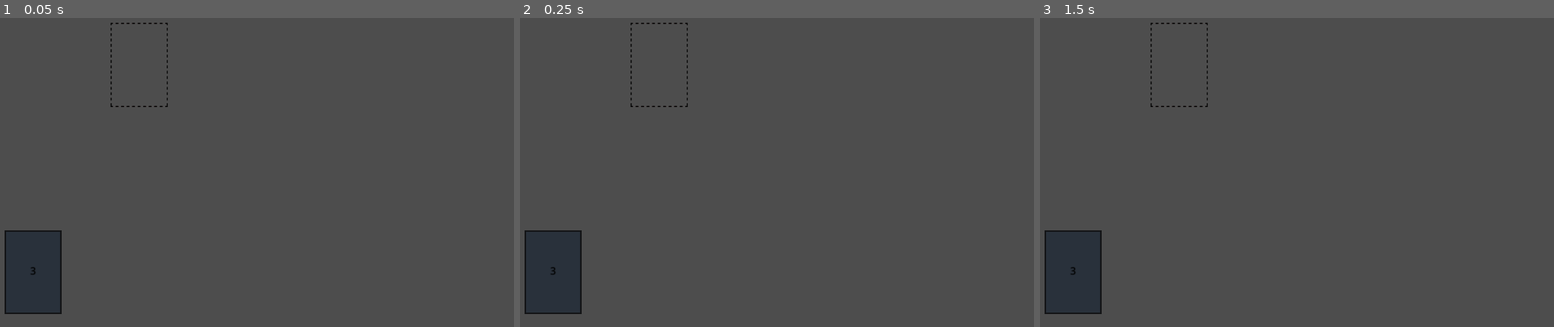
Above: before the commit, frames 1-3 (left to right).
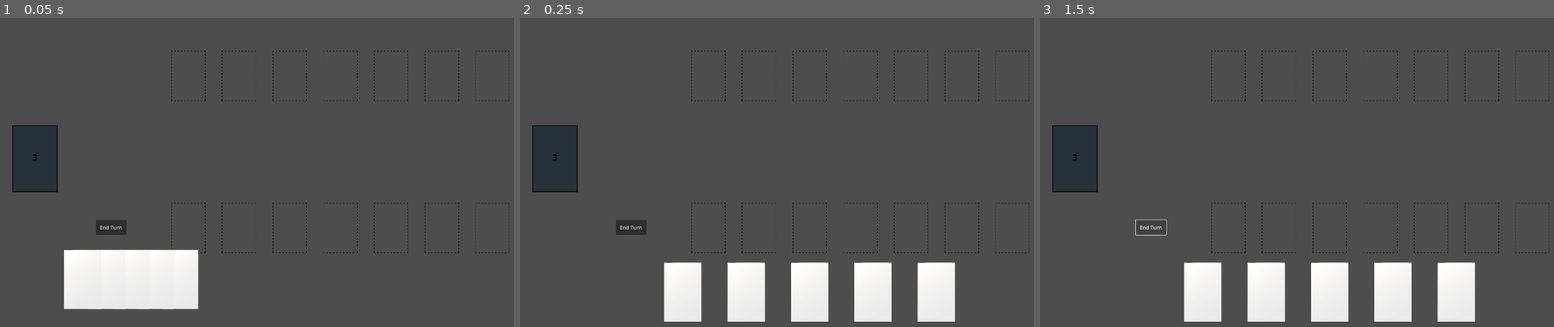
Above: after the commit, the same moments.

Repository: ABlueEgg/2276-Monopoly
Game: Godot game, scene res://scenes/main.tscn
Two runs of this game, one before a commit and one after it. Both use one fixed random seed, a clock stepped at 60 frames per second and the inputs below. The engine's default icon, where the game draws it, is replaced by a stand-in: a white triangle on a blue panel in a dark square.
Inputs (mouse positions are in pixels of both pictures, inside the frame that each line leads up to):
- Up to frame 1 (0.05 s): no input
- Up to frame 2 (0.25 s): no input
- Up to frame 3 (1.5 s): click (1153, 228) at 0.5 s, where only the run after the commit has a clickable "End Turn"; click (1153, 228) at 1.25 s, where only the run after the commit has a clickable "End Turn"

The runs differ from the first frame. In frame 1, 11% of the frame differs, in the area x 0-100%, y 1-96%; in frame 2, 13%, in the area x 0-100%, y 1-99%; in frame 3, 13%.

Commit message:
added opponent, fixed bugs

Diff:
--- /dev/null
+++ b/monopoly/Scripts/Deck.gd
@@ -0,0 +1,70 @@
+extends Node2D
+
+const CARD_SCENE_PATH = "res://scenes/card.tscn"
+const CARD_DRAW_SPEED = 0.2
+const STARTING_HAND_SIZE = 5
+const MAX_CARDS_PER_TURN = 2
+
+var player_deck = ["Knight", "Knight", "Knight", "Knight", "Knight", "Knight", "Knight", "Knight"]
+var cards_drawn_this_turn := 0
+
+# Called when the node enters the scene tree for the first time.
+func _ready() -> void:
+	# Update the deck counter
+	update_deck_label()
+	# Draw the starting hand
+	for i in range(STARTING_HAND_SIZE):
+		draw_card(true)
+
+func update_deck_label() -> void:
+	$RichTextLabel.text = str(player_deck.size())
+
+func draw_card(force_draw := false) -> void:
+	# Prevent drawing if already drew 2 cards this turn, unless forced (for starting hand)
+	if not force_draw and cards_drawn_this_turn >= MAX_CARDS_PER_TURN:
+		show_max_card_popup()
+		return
+	# If deck is empty, stop drawing
+	if player_deck.is_empty():
+		return
+	# Draw the top card
+	var card_drawn = player_deck[0]
+	player_deck.erase(card_drawn)
+	if not force_draw:
+		cards_drawn_this_turn += 1
+	# Update UI
+	update_deck_label()
+	# Disable deck visuals if empty
+	if player_deck.is_empty():
+		$Area2D/CollisionShape2D.disabled = true
+		$Sprite2D.visible = false
+		$RichTextLabel.visible = false
+	# Instantiate the card scene
+	var card_scene = preload(CARD_SCENE_PATH)
+	var new_card = card_scene.instantiate()
+	new_card.name = "Card"
+	# Add to the player's hand
+	$"../CardManager".add_child(new_card)
+	$"../PlayerHand".add_card_to_hand(new_card, CARD_DRAW_SPEED)
+
+func start_new_turn() -> void:
+	# Reset draw counter each turn
+	cards_drawn_this_turn = 0
+
+func show_max_card_popup() -> void:
+	var popup = Label.new()
+	popup.text = "You’ve selected the maximum number of cards for this turn!"
+	popup.add_theme_color_override("font_color", Color.WHITE)
+	popup.add_theme_font_size_override("font_size", 22)
+	popup.modulate = Color(1, 1, 1, 0)
+	popup.position = Vector2(800, 540)
+	popup.z_index = 999
+
+	get_tree().current_scene.add_child(popup)
+
+	var tween = get_tree().create_tween()
+	tween.tween_property(popup, "modulate:a", 1.0, 0.3)  # fade in
+	tween.tween_interval(1.5)
+	tween.tween_property(popup, "modulate:a", 0.0, 0.5)  # fade out
+	await tween.finished
+	popup.queue_free()
--- a/monopoly/Scripts/card.gd
+++ b/monopoly/Scripts/card.gd
@@ -4,6 +4,7 @@
 signal hovered_off
 
 var position_in_hand
+var card_slot_card_in_slot
 
 # Called when the node enters the scene tree for the first time.
 func _ready() -> void:
--- a/monopoly/Scripts/card_manager.gd
+++ b/monopoly/Scripts/card_manager.gd
@@ -4,11 +4,15 @@
 const COLLISION_MASK_CARD = 1
 const COLLISION_MASK_CARD_SLOT = 2
 const DEFAULT_CARD_MOVE_SPEED = 0.1
+const DEFAULT_CARD_SCALE = 0.8
+const CARD_BIGGER_SCALE = 0.85
+const CARD_SMALLER_SCALE = 0.6
 
 var screen_size
 var card_being_dragged
 var is_hovering_on_card
 var player_hand_reference
+var played_card
 
 # Called when the node enters the scene tree for the first time.
 #this function makes sure the cards cant go off screen
@@ -24,17 +28,19 @@
 		card_being_dragged.position = Vector2(clamp(mouse_pos.x, 0, screen_size.x),
 		clamp(mouse_pos.y, 0, screen_size.y))
 
-
-
 func start_drag(card):
 	card_being_dragged = card
-	card.scale = Vector2(1,1)
+	card.scale = Vector2(DEFAULT_CARD_SCALE,DEFAULT_CARD_SCALE)
 
 func finish_drag():
 	if card_being_dragged == null:
 		return
 	var card_slot_found = raycast_check_for_card_slot()
 	if card_slot_found and not card_slot_found.card_in_slot:
+		#card dropped in card slot
+		card_being_dragged.scale = Vector2(CARD_SMALLER_SCALE, CARD_SMALLER_SCALE)
+		card_being_dragged.z_index = -1
+		card_being_dragged.card_slot_card_in_slot = card_slot_found
 		player_hand_reference.remove_card_from_hand(card_being_dragged)
 		# Drop on valid empty slot
 		card_being_dragged.position = card_slot_found.position
@@ -44,13 +50,15 @@
 		# Return card to player's hand
 		card_being_dragged.get_node("Area2D/CollisionShape2D").disabled = false
 		player_hand_reference.add_card_to_hand(card_being_dragged, DEFAULT_CARD_MOVE_SPEED)
-	card_being_dragged.scale = Vector2(1.05, 1.05)
+	card_being_dragged.scale = Vector2(CARD_BIGGER_SCALE, CARD_BIGGER_SCALE)
 	card_being_dragged = null
 
 
 func connect_card_signals(card):
 	card.connect("hovered", on_hovered_over_card)
 	card.connect("hovered_off", on_hovered_off_card)
+	card.scale = Vector2(DEFAULT_CARD_SCALE, DEFAULT_CARD_SCALE)
+	card.z_index = 1
 
 func on_left_click_released():
 	if card_being_dragged:
@@ -62,7 +70,9 @@
 		highlight_card(card, true)
 
 func on_hovered_off_card(card):
-	if !card_being_dragged:
+	#check if card is in a slot and not being dragged
+	if !card.card_slot_card_in_slot && !card_being_dragged:
+		#if not dragging
 		highlight_card(card, false)
 		#check if hovered off card straight on to another card
 		var new_card_hovered = raycast_check_for_card()
@@ -72,11 +82,13 @@
 			is_hovering_on_card = false
 
 func highlight_card(card, hovered):
+	if card.card_slot_card_in_slot:
+		return
 	if hovered:
-		card.scale = Vector2(1.05,1.05)
+		card.scale = Vector2(CARD_BIGGER_SCALE,CARD_BIGGER_SCALE)
 		card.z_index = 2
 	else:
-		card.scale = Vector2(1,1)
+		card.scale = Vector2(DEFAULT_CARD_SCALE,DEFAULT_CARD_SCALE)
 		card.z_index = 1
 
 func raycast_check_for_card_slot():
--- a/monopoly/Scripts/player_hand.gd
+++ b/monopoly/Scripts/player_hand.gd
@@ -2,8 +2,8 @@
 
 
 const CARD_WIDTH = 200
-const HAND_Y_POSITION = 890
-const DEFAULT_CARD_MOVE_SPEED = 1
+const HAND_Y_POSITION = 955
+const DEFAULT_CARD_MOVE_SPEED = 0.5
 
 var player_hand = []
 var center_screen_x
@@ -34,9 +34,28 @@
 	return x_offset
 
 # Called every frame. 'delta' is the elapsed time since the previous frame.
-func animate_card_to_position(card, new_position, speed):
+func animate_card_to_position(card, target_position, speed, is_recentering := false):
+	# If there's an existing tween on this card, kill it so it doesn't block interaction
+	if card.has_meta("tween") and card.get_meta("tween") != null:
+		var old_tween = card.get_meta("tween")
+		if old_tween is Tween:
+			old_tween.kill()
+		card.set_meta("tween", null)
+	# ensure collision is enabled while moving (so it can be picked up)
+	var collision = card.get_node_or_null("Area2D/CollisionShape2D")
+	if collision:
+		collision.disabled = false
 	var tween = get_tree().create_tween()
-	tween.tween_property(card, "position", new_position, speed)
+	card.set_meta("tween", tween)
+	var duration = is_recentering if is_recentering else speed
+	tween.tween_property(card, "position", target_position, duration).set_trans(Tween.TRANS_SINE).set_ease(Tween.EASE_OUT)
+	# when finished, clean up and ensure interaction is available
+	await tween.finished
+	# clear stored tween reference
+	card.set_meta("tween", null)
+	# ensure collision is enabled at end (so the player can hover/select immediately)
+	if collision:
+		collision.disabled = false
 
 func remove_card_from_hand(card):
 	if card in player_hand:
--- a/monopoly/scenes/Deck.gd
+++ /dev/null
@@ -1,27 +0,0 @@
-extends Node2D
-
-const CARD_SCENE_PATH = "res://scenes/card.tscn"
-const CARD_DRAW_SPEED = 0.2
-
-var player_deck = ["Knight", "Knight", "Knight"]
-# Called when the node enters the scene tree for the first time.
-func _ready() -> void:
-	$RichTextLabel.text = str(player_deck.size())
-
-
-func draw_card():
-	var card_drawn = player_deck[0]
-	player_deck.erase(card_drawn)
-
-	#If player drew the last card in the deck, disable the deck
-	if player_deck.size() == 0:
-		$Area2D/CollisionShape2D.disabled = true
-		$Sprite2D.visible = false
-		$RichTextLabel.visible = false
-	#since richtextlabel is a string
-	$RichTextLabel.text = str(player_deck.size())
-	var card_scene = preload(CARD_SCENE_PATH)
-	var new_card = card_scene.instantiate()
-	$"../CardManager".add_child(new_card)
-	new_card.name = "Card"
-	$"../PlayerHand".add_card_to_hand(new_card, CARD_DRAW_SPEED)
--- /dev/null
+++ b/monopoly/scenes/Opponent_card_slot.tscn
@@ -0,0 +1,11 @@
+[gd_scene load_steps=3 format=3 uid="uid://d1638o1n0gh6o"]
+
+[ext_resource type="Script" path="res://Scripts/card_slot.gd" id="1_thcg0"]
+[ext_resource type="Texture2D" uid="uid://n3oyflyfeu6b" path="res://Assets/CardSlot.png" id="2_401ai"]
+
+[node name="CardSlot" type="Node2D"]
+position = Vector2(614, 315)
+script = ExtResource("1_thcg0")
+
+[node name="CardSlotImage" type="Sprite2D" parent="."]
+texture = ExtResource("2_401ai")
--- a/monopoly/scenes/card.tscn
+++ b/monopoly/scenes/card.tscn
@@ -1,22 +1,24 @@
 [gd_scene load_steps=4 format=3 uid="uid://dmeauhj457euf"]
 
-[ext_resource type="Texture2D" uid="uid://bksb58n8c2kat" path="res://Assets/icon.svg" id="1_454pi"]
 [ext_resource type="Script" path="res://Scripts/card.gd" id="1_a54i0"]
+[ext_resource type="Texture2D" uid="uid://ijaddiujkf8j" path="res://Assets/pngtree-white-rectangle-png-png-image_11495113.png" id="2_7ljqy"]
 
 [sub_resource type="RectangleShape2D" id="RectangleShape2D_mlrie"]
-size = Vector2(113, 117)
+size = Vector2(136, 221)
 
 [node name="Card" type="Node2D"]
 position = Vector2(150, 890)
 script = ExtResource("1_a54i0")
 
 [node name="Card_Image" type="Sprite2D" parent="."]
-texture = ExtResource("1_454pi")
+position = Vector2(1, -0.999979)
+scale = Vector2(0.761111, 0.772222)
+texture = ExtResource("2_7ljqy")
 
 [node name="Area2D" type="Area2D" parent="."]
 
 [node name="CollisionShape2D" type="CollisionShape2D" parent="Area2D"]
-position = Vector2(-0.5, -0.5)
+position = Vector2(1, -0.5)
 shape = SubResource("RectangleShape2D_mlrie")
 
 [connection signal="mouse_entered" from="Area2D" to="." method="_on_area_2d_mouse_entered"]
--- a/monopoly/scenes/main.tscn
+++ b/monopoly/scenes/main.tscn
@@ -1,31 +1,92 @@
-[gd_scene load_steps=8 format=3 uid="uid://7l173tk5bbnr"]
+[gd_scene load_steps=9 format=3 uid="uid://7l173tk5bbnr"]
 
 [ext_resource type="Script" path="res://Scripts/card_manager.gd" id="1_crxfy"]
+[ext_resource type="PackedScene" uid="uid://d1638o1n0gh6o" path="res://scenes/Opponent_card_slot.tscn" id="2_jt7y4"]
 [ext_resource type="PackedScene" uid="uid://dl2qflp80gu66" path="res://scenes/card_slot.tscn" id="3_06dlb"]
 [ext_resource type="Script" path="res://Scripts/player_hand.gd" id="3_flrcc"]
-[ext_resource type="Script" path="res://scenes/Deck.gd" id="4_fhdyw"]
+[ext_resource type="Script" path="res://Scripts/Deck.gd" id="4_fhdyw"]
 [ext_resource type="Texture2D" uid="uid://0xg2o01x80tr" path="res://Assets/Deck.png" id="5_fhevv"]
-[ext_resource type="Script" path="res://scenes/InputManager.gd" id="6_8wrfk"]
+[ext_resource type="Script" path="res://Scripts/InputManager.gd" id="6_8wrfk"]
 
 [sub_resource type="RectangleShape2D" id="RectangleShape2D_rka2t"]
 size = Vector2(178, 262)
 
 [node name="Main" type="Node2D"]
 
+[node name="CardSlots" type="Node2D" parent="."]
+
+[node name="CardSlot" parent="CardSlots" instance=ExtResource("3_06dlb")]
+z_index = -3
+position = Vector2(960, 750)
+scale = Vector2(0.6, 0.6)
+
+[node name="CardSlot2" parent="CardSlots" instance=ExtResource("3_06dlb")]
+z_index = -3
+position = Vector2(800, 750)
+scale = Vector2(0.6, 0.6)
+
+[node name="CardSlot3" parent="CardSlots" instance=ExtResource("3_06dlb")]
+z_index = -3
+position = Vector2(1600, 750)
+scale = Vector2(0.6, 0.6)
+
+[node name="CardSlot4" parent="CardSlots" instance=ExtResource("3_06dlb")]
+z_index = -3
+position = Vector2(1440, 750)
+scale = Vector2(0.6, 0.6)
+
+[node name="CardSlot5" parent="CardSlots" instance=ExtResource("3_06dlb")]
+z_index = -3
+position = Vector2(1280, 750)
+scale = Vector2(0.6, 0.6)
+
+[node name="CardSlot6" parent="CardSlots" instance=ExtResource("3_06dlb")]
+z_index = -3
+position = Vector2(640, 750)
+scale = Vector2(0.6, 0.6)
+
+[node name="CardSlot7" parent="CardSlots" instance=ExtResource("3_06dlb")]
+z_index = -3
+position = Vector2(1120, 750)
+scale = Vector2(0.6, 0.6)
+
+[node name="OpponentCardSlot" parent="CardSlots" instance=ExtResource("2_jt7y4")]
+position = Vector2(960, 270)
+scale = Vector2(0.6, 0.6)
+
+[node name="OpponentCardSlot2" parent="CardSlots" instance=ExtResource("2_jt7y4")]
+position = Vector2(800, 270)
+scale = Vector2(0.6, 0.6)
+
+[node name="OpponentCardSlot3" parent="CardSlots" instance=ExtResource("2_jt7y4")]
+position = Vector2(1600, 270)
+scale = Vector2(0.6, 0.6)
+
+[node name="OpponentCardSlot4" parent="CardSlots" instance=ExtResource("2_jt7y4")]
+position = Vector2(1440, 270)
+scale = Vector2(0.6, 0.6)
+
+[node name="OpponentCardSlot5" parent="CardSlots" instance=ExtResource("2_jt7y4")]
+position = Vector2(1280, 270)
+scale = Vector2(0.6, 0.6)
+
+[node name="OpponentCardSlot6" parent="CardSlots" instance=ExtResource("2_jt7y4")]
+position = Vector2(640, 270)
+scale = Vector2(0.6, 0.6)
+
+[node name="OpponentCardSlot7" parent="CardSlots" instance=ExtResource("2_jt7y4")]
+position = Vector2(1120, 270)
+scale = Vector2(0.6, 0.6)
+
 [node name="CardManager" type="Node2D" parent="."]
 script = ExtResource("1_crxfy")
-
-[node name="CardSlot" parent="." instance=ExtResource("3_06dlb")]
-position = Vector2(485, 235)
-
-[node name="CardSlot2" parent="." instance=ExtResource("3_06dlb")]
-position = Vector2(485, 235)
 
 [node name="PlayerHand" type="Node2D" parent="."]
 script = ExtResource("3_flrcc")
 
 [node name="Deck" type="Node2D" parent="."]
-position = Vector2(150, 890)
+position = Vector2(156, 531)
+scale = Vector2(0.8, 0.8)
 script = ExtResource("4_fhdyw")
 
 [node name="Sprite2D" type="Sprite2D" parent="Deck"]
@@ -48,6 +109,14 @@
 offset_bottom = 12.0
 scale = Vector2(2, 2)
 text = "0"
+metadata/_edit_use_anchors_ = true
 
 [node name="InputManager" type="Node2D" parent="."]
 script = ExtResource("6_8wrfk")
+
+[node name="EndTurnButton" type="Button" parent="."]
+offset_left = 348.0
+offset_top = 725.0
+offset_right = 444.0
+offset_bottom = 772.0
+text = "End Turn"
Binary file added: monopoly/Assets/pngtree-white-rectangle-png-png-image_11495113.png
Not shown, added: monopoly/Assets/pngtree-white-rectangle-png-png-image_11495113.png.import
Renamed: monopoly/scenes/InputManager.gd -> monopoly/Scripts/InputManager.gd
